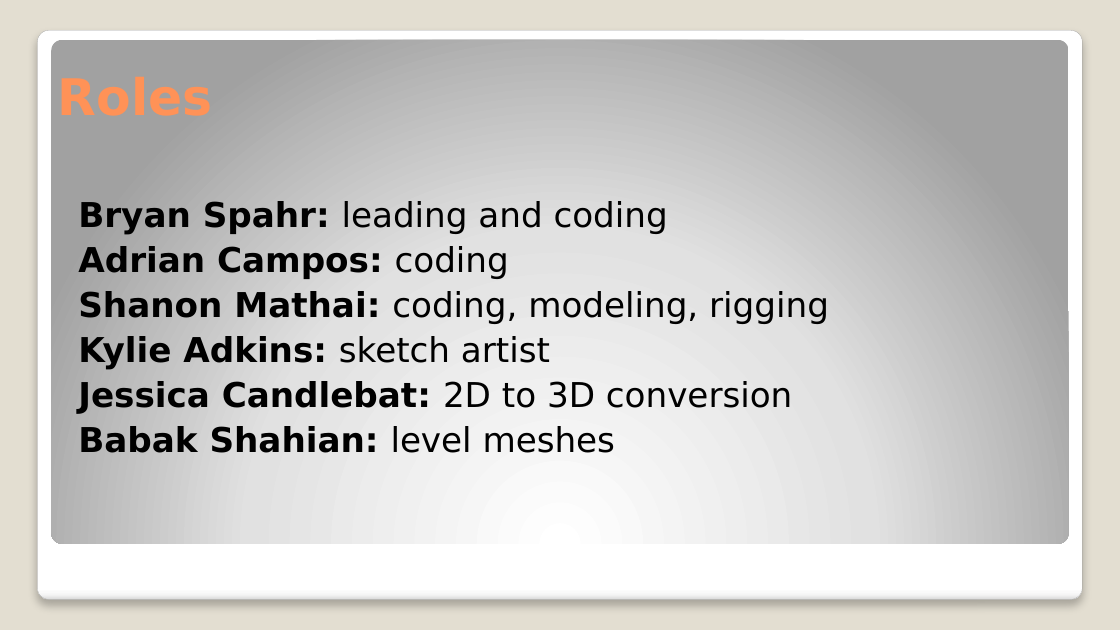
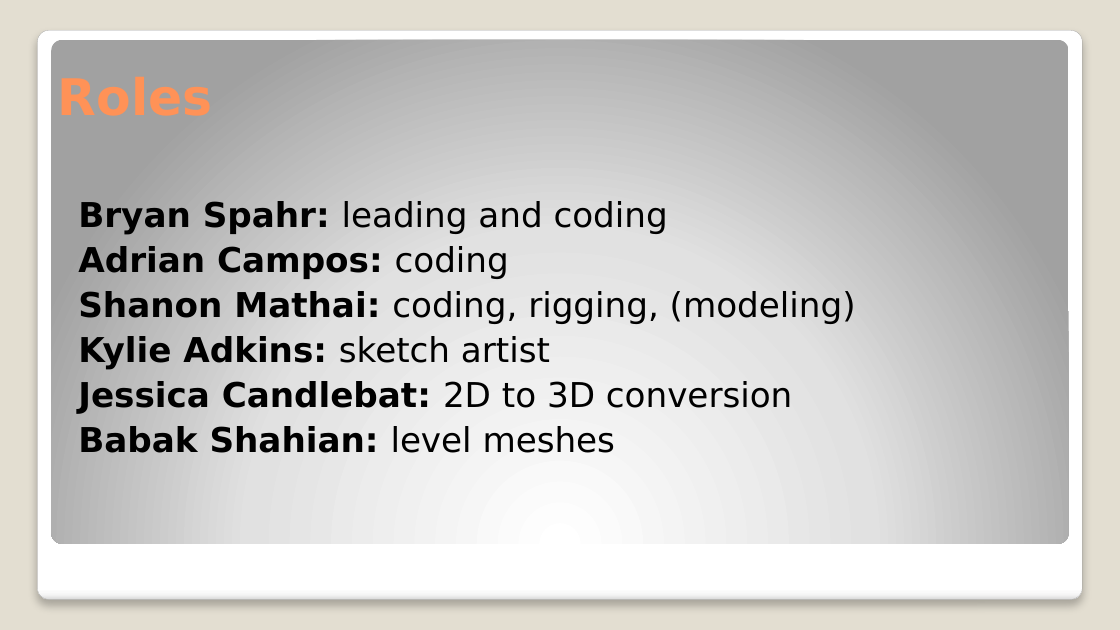
Before and after one commit to pizzaboy314/recovery, a slide deck: slide 2 of Presentation/Angry Robot Studio Team 6.pptx. Drawn at 1120x630 pixels with LibreOffice and Linux fonts; fonts in the diff are those of the drawing. Boxes give left, top, right and bottom in pixels: in the first picture for what was removed or moved away, otherwise in the second. Text is boxed around its words. In the diff, an @@ line names an element or a change of style, - is before the commit and + after.

```diff
--- a/Presentation/Angry Robot Studio Team 6.pptx
+++ b/Presentation/Angry Robot Studio Team 6.pptx
@@ text at <box>78,291,856,324</box>: text changed @@
-Shanon Mathai: coding, modeling, rigging
+Shanon Mathai: coding, rigging, (modeling)
```
Also in this commit, not shown: 2 other files.
